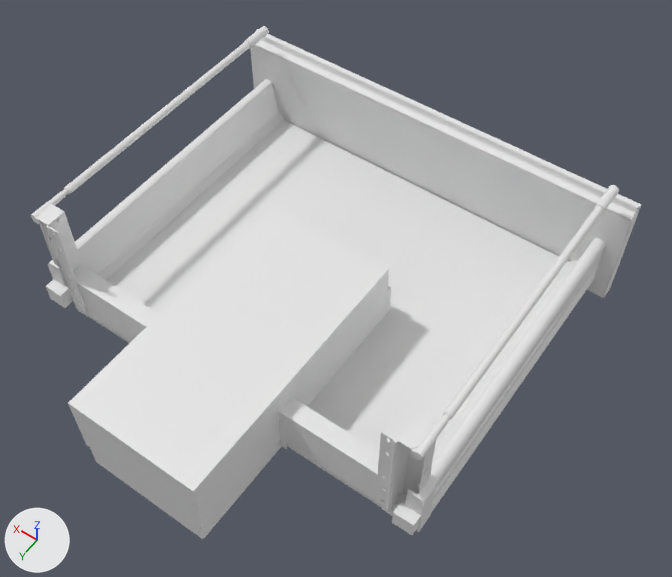
One commit to the glTF model public/HastingCabinetsParametrization/files/assets/310109090/1/Tricot_BotDrawer.glb: the scene before it, then after it.
The view is the same before and after, from a 50 mm camera at (-0.452, 0.337, 1.006) aimed at (-0.04, -0.24, 0.099). Lighting does not change. The marker at lower left points along +X, +Y and +Z. The older version comes first. Where no turn or scale is listed for an object, it has been applied to the vertices. Vertices at exactly the same position are counted once.

Objects in the first picture: 'Tricot_Bot_Drawer_BoolB', 'Tricot_Bot_Drawer_Floor', 'Tricot_Bot_Drawer_Handle', 'Tricot_Bot_Drawer_HandleCutout', 'Tricot_Bot_Drawer_Hinge' and 1 more.
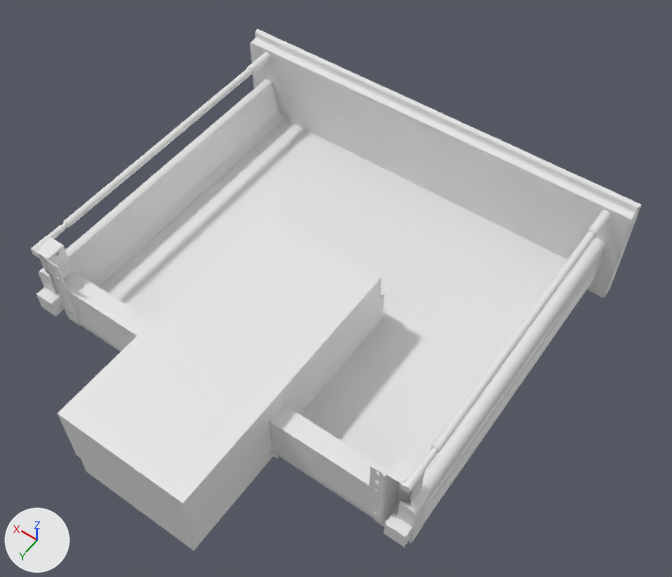
Where the change shows, as pixel boxes [x1, y1, x2, y2] in the pictures (672 x 577 px; the box of a moved part takes in the faces that stretch with it):
'Tricot_Bot_Drawer_Floor', reshaped
    before: [69, 120, 570, 515]
    after: [63, 119, 568, 526]
'Tricot_Bot_Drawer_BoolB', moved
    before: [68, 206, 389, 539]
    after: [57, 213, 381, 551]
'Tricot_Bot_Drawer_Hinge', reshaped
    before: [31, 26, 619, 535]
    after: [31, 52, 611, 547]
part 2 of me_mesh_1, added
    after: [63, 271, 389, 513]
part 3 of me_mesh_1, reshaped
    before: [69, 121, 570, 515]
    after: [69, 120, 568, 526]
part 4 of me_mesh_6, moved or reshaped (mostly hidden)
    before: [416, 483, 420, 493]
    after: [408, 492, 418, 505]
part 5 of me_mesh_6, moved or reshaped
    before: [397, 421, 430, 449]
    after: [386, 455, 419, 483]
part 6 of me_mesh_6, moved or reshaped
    before: [411, 433, 436, 460]
    after: [399, 467, 424, 494]
part 7 of me_mesh_6, moved or reshaped
    before: [38, 204, 65, 225]
    after: [38, 238, 64, 259]
part 8 of me_mesh_6, moved or reshaped
    before: [31, 202, 51, 224]
    after: [31, 236, 50, 258]
part 9 of me_mesh_6, moved or reshaped
    before: [443, 185, 619, 420]
    after: [431, 210, 611, 453]
part 10 of me_mesh_6, moved or reshaped
    before: [64, 26, 269, 194]
    after: [63, 52, 272, 228]
part 11 of me_mesh_6, moved or reshaped
    before: [430, 414, 450, 438]
    after: [419, 447, 438, 471]
part 12 of me_mesh_6, moved or reshaped
    before: [48, 189, 69, 205]
    after: [47, 222, 68, 239]
part 13 of me_mesh_6, rebuilt (6% narrower, 28% shorter)
    before: [376, 431, 408, 511]
    after: [367, 465, 397, 522]
part 14 of me_mesh_6, rebuilt (20% narrower, 25% shorter)
    before: [47, 212, 87, 314]
    after: [46, 246, 78, 322]
part 15 of me_mesh_6, added
    after: [395, 474, 424, 506]
part 16 of me_mesh_6, added (mostly hidden)
    after: [40, 252, 58, 289]
part 17 of me_mesh_6, moved or reshaped
    before: [382, 238, 605, 535]
    after: [374, 238, 605, 547]
part 18 of me_mesh_6, moved or reshaped
    before: [40, 79, 284, 317]
    after: [37, 79, 284, 325]

The change, as a diff of the scene's bpy script:
```diff
--- a/public/HastingCabinetsParametrization/files/assets/310109090/1/Tricot_BotDrawer.glb.py
+++ b/public/HastingCabinetsParametrization/files/assets/310109090/1/Tricot_BotDrawer.glb.py
@@ me_mesh_0 @@
-me_mesh_0.from_pydata(...)  # 20 vertices, 36 faces; spans x -0.09..0.09, y -0.28..0.079, z 0.004..0.133
+me_mesh_0.from_pydata(...)  # 20 vertices, 36 faces; spans x -0.09..0.09, y -0.264..0.095, z 0.004..0.133
+# me_mesh_0 part 1: the whole mesh is moved by (0.0, 0.016, 0.0)
@@ me_mesh_1 @@
-me_mesh_1.from_pydata(...)  # 18 vertices, 24 faces; spans x -0.248..0.248, y -0.498..-0.059, z 0.024..0.103
+me_mesh_1.from_pydata(...)  # 18 vertices, 24 faces; spans x -0.248..0.248, y -0.5..-0.043, z 0.024..0.103
+# me_mesh_1 part 2: a new loose piece, a box spanning x -0.242..0.242, y -0.069..-0.043, z 0.039..0.103
+# me_mesh_1 part 3
+# 16 vertices are removed from x -0.248..0.248, y -0.498..-0.059, z 0.024..0.103
+# 24 faces are deleted
+# 8 vertices are added at x -0.248..0.248, y -0.5..-0.046, z 0.024..0.039
+# 12 new faces join them
@@ me_mesh_6 @@
-me_mesh_6.from_pydata(...)  # 1360 vertices, 2668 faces; spans x -0.28..0.28, y -0.5..-0.047, z 0.018..0.2
+me_mesh_6.from_pydata(...)  # 1360 vertices, 2668 faces; spans x -0.28..0.28, y -0.5..-0.031, z 0.018..0.154
+# me_mesh_6 part 4: the loose piece of 8 vertices spanning x -0.271..-0.264, y -0.083..-0.072, z 0.063..0.101 is moved by (0.0, 0.016, 0.0)
+# me_mesh_6 part 5: the loose piece of 16 vertices spanning x -0.264..-0.242, y -0.085..-0.059, z 0.197..0.198 is moved by (0.0, 0.016, -0.046)
+# me_mesh_6 part 6: the loose piece of 22 vertices spanning x -0.272..-0.259, y -0.084..-0.059, z 0.186..0.198 is moved by (0.0, 0.016, -0.046)
+# me_mesh_6 part 7: the loose piece of 16 vertices spanning x 0.242..0.264, y -0.085..-0.059, z 0.197..0.198 is moved by (0.0, 0.016, -0.046)
+# me_mesh_6 part 8: the loose piece of 22 vertices spanning x 0.259..0.272, y -0.084..-0.059, z 0.186..0.198 is moved by (0.0, 0.016, -0.046)
+# me_mesh_6 part 9: the loose piece of 66 vertices spanning x -0.274..-0.261, y -0.498..-0.112, z 0.187..0.2 is scaled about its middle by (1, 1.05, 1), then moved by (0.0, 0.007, -0.046)
+# me_mesh_6 part 10: the loose piece of 66 vertices spanning x 0.261..0.274, y -0.498..-0.112, z 0.187..0.2 is scaled about its middle by (1, 1.05, 1), then moved by (0.0, 0.007, -0.046)
+# me_mesh_6 part 11: the loose piece of 33 vertices spanning x -0.271..-0.263, y -0.112..-0.084, z 0.19..0.198 is moved by (0.0, 0.016, -0.046)
+# me_mesh_6 part 12: the loose piece of 33 vertices spanning x 0.263..0.271, y -0.112..-0.084, z 0.19..0.198 is moved by (0.0, 0.016, -0.046)
+# me_mesh_6 part 13: the loose piece of 229 vertices spanning x -0.243..-0.224, y -0.085..-0.056, z 0.04..0.197 is rebuilt with 229 vertices and now spans x -0.243..-0.224, y -0.069..-0.04, z 0.04..0.151
+# me_mesh_6 part 14: the loose piece of 229 vertices spanning x 0.224..0.243, y -0.085..-0.056, z 0.04..0.197 is rebuilt with 229 vertices and now spans x 0.224..0.243, y -0.069..-0.04, z 0.04..0.151
+# me_mesh_6 part 15: a new loose piece of 36 vertices spanning x -0.271..-0.243, y -0.069..-0.049, z 0.04..0.151
+# me_mesh_6 part 16: a new loose piece of 36 vertices spanning x 0.243..0.271, y -0.069..-0.049, z 0.04..0.151
+# me_mesh_6 part 17: 165 vertices removed from x -0.28..-0.231, y -0.085..-0.047, z 0.023..0.197; 129 vertices added at x -0.28..-0.231, y -0.069..-0.031, z 0.023..0.103
+# me_mesh_6 part 18: 165 vertices removed from x 0.231..0.28, y -0.085..-0.047, z 0.023..0.197; 129 vertices added at x 0.231..0.28, y -0.069..-0.031, z 0.023..0.103
+# other edits to the shape of me_mesh_6 do not show in these pictures
```
